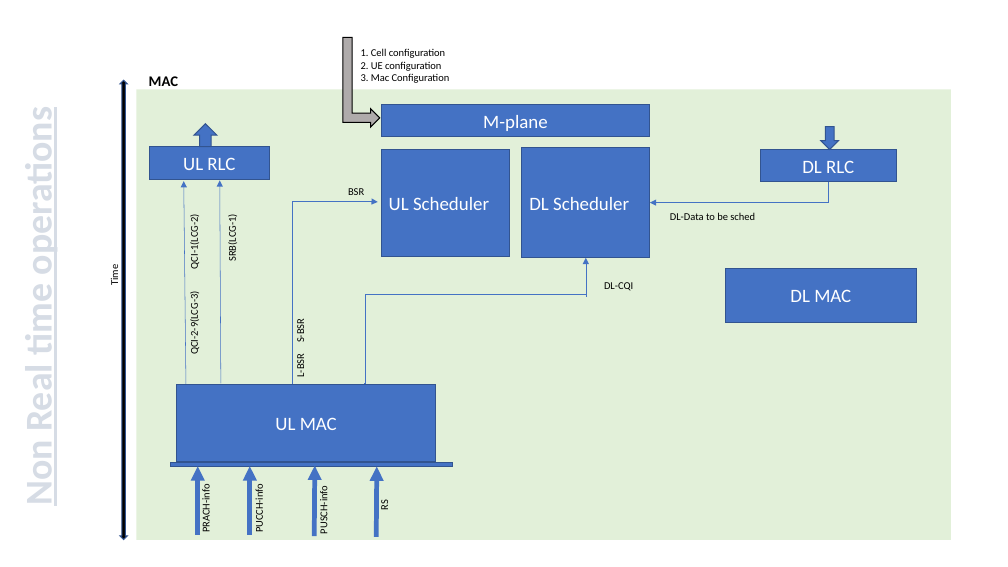
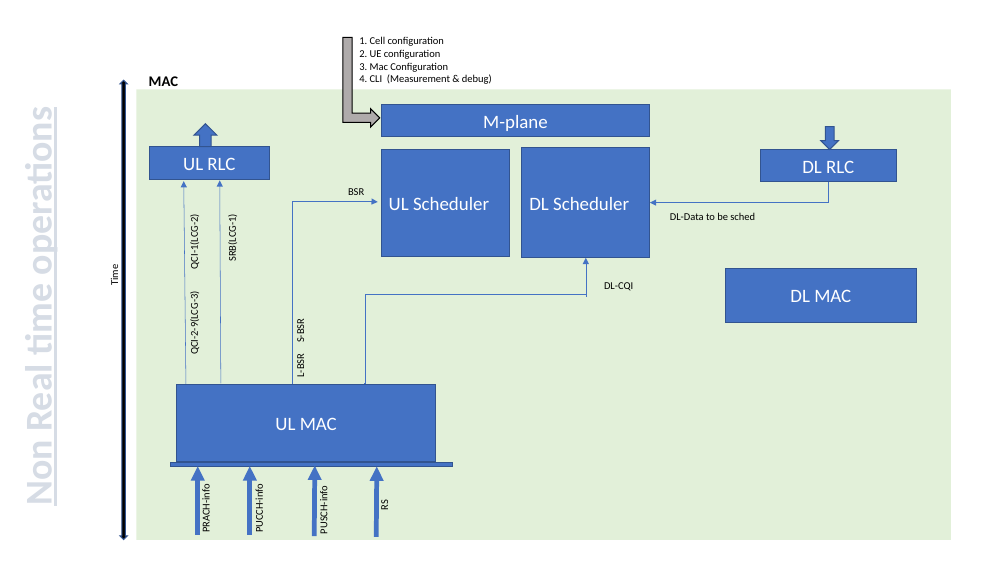
Before and after one commit to BharathTS007/openLteMac, a slide deck: slide 3 of Doc/openlte_MAC_ARCH_.pptx. Drawn at 1008x567 pixels with LibreOffice and Linux fonts; fonts in the diff are those of the drawing. Boxes give left, top, right and bottom in pixels: in the first picture for what was removed or moved away, otherwise in the second. Text is boxed around its words. In the diff, an @@ line names an element or a change of style, - is before the commit and + after.

```diff
--- a/Doc/openlte_MAC_ARCH_.pptx
+++ b/Doc/openlte_MAC_ARCH_.pptx
@@ text "1. Cell configuration": place and size @@
-text "1. Cell configuration" at (361, 48, 450, 83)
+text "1. Cell configuration" at (359, 36, 492, 84)
@@ text at (359, 74, 492, 84): paragraph added @@
+4. CLI (Measurement & debug)
```
Also in this commit, not shown: 21 other files.
